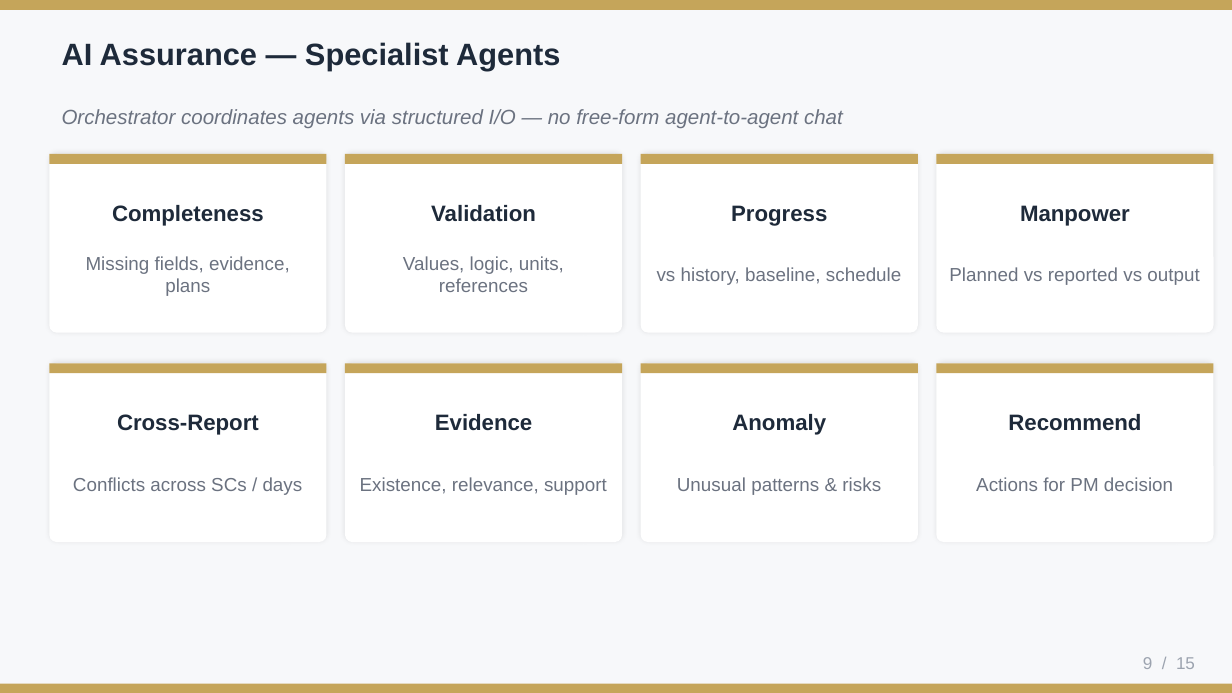
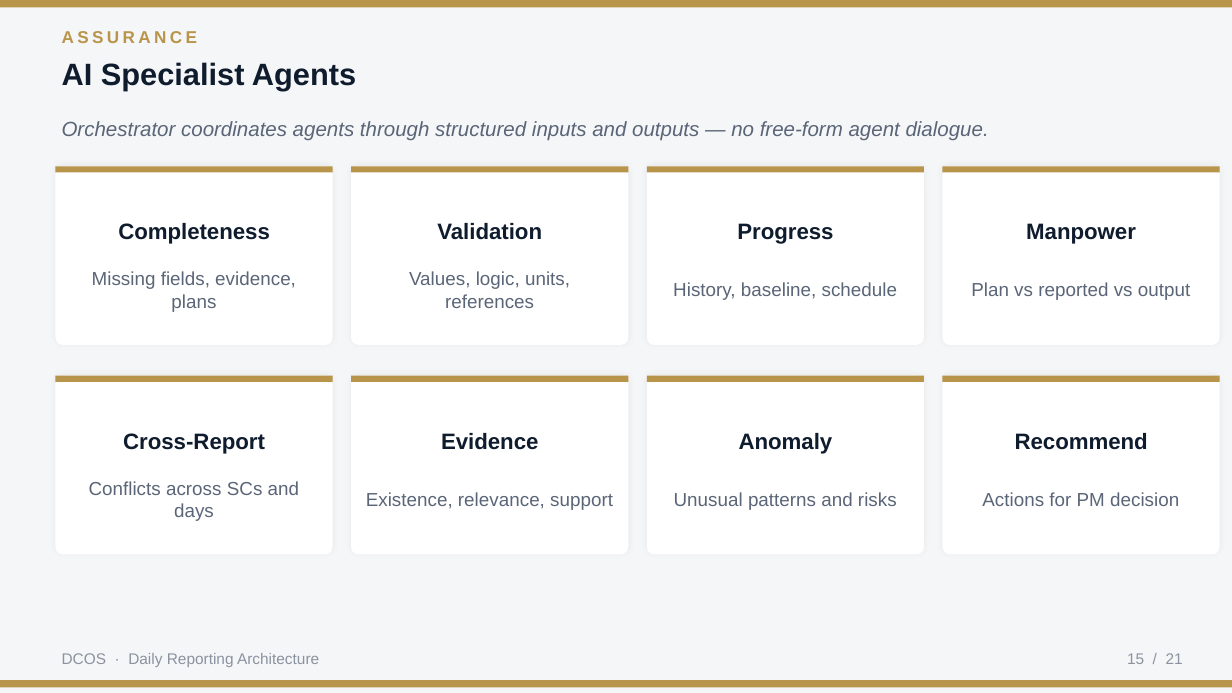
Before and after one commit to Liheng-Code/dcos-system, a slide deck: slide 15 of docs/04-Business-Modules/10-Construction/10-01-Daily-Reporting/DCOS_Telegram_Daily_Reporting_System.pptx (slide 9 before the commit). Drawn at 1232x693 pixels with LibreOffice and Linux fonts; fonts in the diff are those of the drawing. Boxes give left, top, right and bottom in pixels: in the first picture for what was removed or moved away, otherwise in the second. Text is boxed around its words. In the diff, an @@ line names an element or a change of style, - is before the commit and + after.

```diff
--- a/docs/04-Business-Modules/10-Construction/10-01-Daily-Reporting/DCOS_Telegram_Daily_Reporting_System.pptx
+++ b/docs/04-Business-Modules/10-Construction/10-01-Daily-Reporting/DCOS_Telegram_Daily_Reporting_System.pptx
@@ background #F7F8FA to #F5F6F8 @@
@@ text added at box(62, 31, 197, 43), 10 pt, text #B8954A, bold @@
+ASSURANCE
@@ text at box(62, 62, 356, 90): text changed; text colour #1E2A3A to #0F1C2E @@
-AI Assurance — Specialist Agents
+AI Specialist Agents
@@ text at box(62, 121, 989, 141): text changed; text colour #6B7280 to #5A6577 @@
-Orchestrator coordinates agents via structured I/O — no free-form agent-to-agent chat
+Orchestrator coordinates agents through structured inputs and outputs — no free-form agent dialogue.
@@ rectangle: place and size @@
-rectangle at box(49, 154, 326, 164)
+rectangle at box(55, 166, 333, 172)
@@ rectangle: place and size @@
-rectangle at box(345, 154, 622, 164)
+rectangle at box(351, 166, 628, 172)
@@ rectangle: place and size @@
-rectangle at box(641, 154, 918, 164)
+rectangle at box(647, 166, 924, 172)
@@ 4 rounded rectangles: place and size @@
-4 rounded rectangles at box(49, 154, 1214, 333)
+4 rounded rectangles at box(55, 166, 1220, 345)
@@ shadow changed in 8 elements at box(351, 166, 628, 345), box(647, 166, 924, 345), box(55, 376, 333, 554), box(351, 376, 628, 554), box(647, 376, 924, 554), box(55, 166, 333, 345), box(942, 376, 1220, 554), box(942, 166, 1220, 345) @@
@@ fill #C5A55A to #B8954A in 10 elements at box(0, 0, 1232, 7), box(0, 680, 1232, 687), box(55, 166, 333, 172), box(647, 166, 924, 172), box(55, 376, 333, 382), box(351, 376, 628, 382), box(647, 376, 924, 382), box(351, 166, 628, 172), box(942, 376, 1220, 382), box(942, 166, 1220, 172) @@
@@ rectangle: place and size @@
-rectangle at box(936, 154, 1214, 164)
+rectangle at box(942, 166, 1220, 172)
@@ text "Missing fields, evidence, plans": place and size @@
-text "Missing fields, evidence, plans" at box(86, 256, 290, 296)
+text "Missing fields, evidence, plans" at box(92, 271, 296, 312)
@@ text "Values, logic, units, references": place and size @@
-text "Values, logic, units, references" at box(403, 256, 564, 292)
+text "Values, logic, units, references" at box(409, 271, 570, 308)
@@ text at box(673, 282, 897, 300): text changed; text colour #6B7280 to #5A6577 @@
-vs history, baseline, schedule
+History, baseline, schedule
@@ text at box(971, 282, 1190, 300): text changed; text colour #6B7280 to #5A6577 @@
-Planned vs reported vs output
+Plan vs reported vs output
@@ rectangle: place and size @@
-rectangle at box(49, 363, 326, 373)
+rectangle at box(55, 376, 333, 382)
@@ rectangle: place and size @@
-rectangle at box(345, 363, 622, 373)
+rectangle at box(351, 376, 628, 382)
@@ rectangle: place and size @@
-rectangle at box(641, 363, 918, 373)
+rectangle at box(647, 376, 924, 382)
@@ 4 rounded rectangles: place and size @@
-4 rounded rectangles at box(49, 363, 1214, 542)
+4 rounded rectangles at box(55, 376, 1220, 554)
@@ rectangle: place and size @@
-rectangle at box(936, 363, 1214, 373)
+rectangle at box(942, 376, 1220, 382)
@@ 8 texts: place and size @@
-8 texts at box(112, 205, 1141, 435)
+8 texts at box(118, 223, 1148, 454)
@@ text colour #1E2A3A to #0F1C2E in 8 elements at box(118, 223, 270, 244), box(737, 223, 833, 244), box(437, 223, 542, 240), box(1026, 223, 1136, 244), box(123, 433, 265, 454), box(441, 433, 538, 450), box(739, 433, 833, 454), box(1015, 433, 1148, 450) @@
@@ text "Existence, relevance, support": place and size @@
-text "Existence, relevance, support" at box(360, 477, 607, 495)
+text "Existence, relevance, support" at box(366, 492, 613, 510)
@@ text colour #6B7280 to #5A6577 in 4 elements at box(92, 271, 296, 312), box(409, 271, 570, 308), box(366, 492, 613, 510), box(982, 492, 1179, 506) @@
@@ text "Actions for PM decision": place and size @@
-text "Actions for PM decision" at box(976, 477, 1173, 491)
+text "Actions for PM decision" at box(982, 492, 1179, 506)
@@ text at box(89, 481, 299, 521): text changed; text colour #6B7280 to #5A6577 @@
-Conflicts across SCs / days
+Conflicts across SCs and days
@@ text at box(674, 492, 897, 510): text changed; text colour #6B7280 to #5A6577 @@
-Unusual patterns & risks
+Unusual patterns and risks
@@ text added at box(62, 653, 319, 667), 9 pt, text #8B93A0 @@
+DCOS · Daily Reporting Architecture
@@ text at box(1127, 653, 1183, 664): text changed; size 10 to 9 pt; text colour #9CA3AF to #8B93A0 @@
-9 / 15
+15 / 21
@@ rectangle: place and size @@
-rectangle at box(0, 684, 1232, 692)
+rectangle at box(0, 680, 1232, 687)
```
Also in this commit, not shown: 12 other slides changed, 8 slides added, 2 slides removed, 1 other file.
